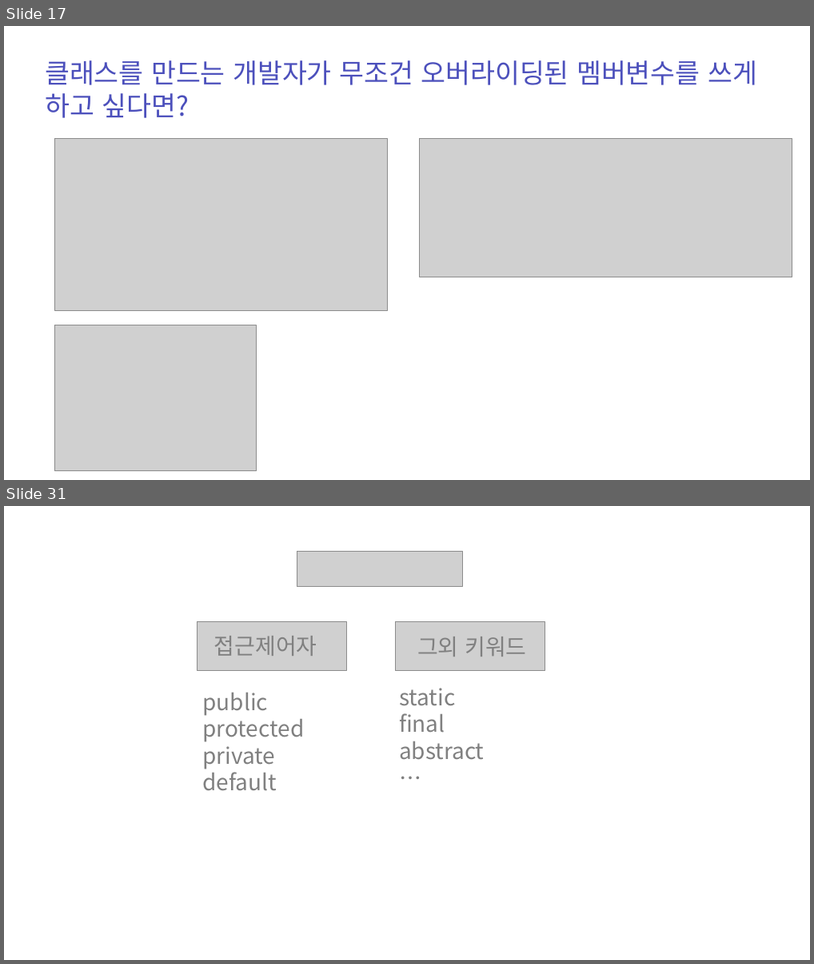
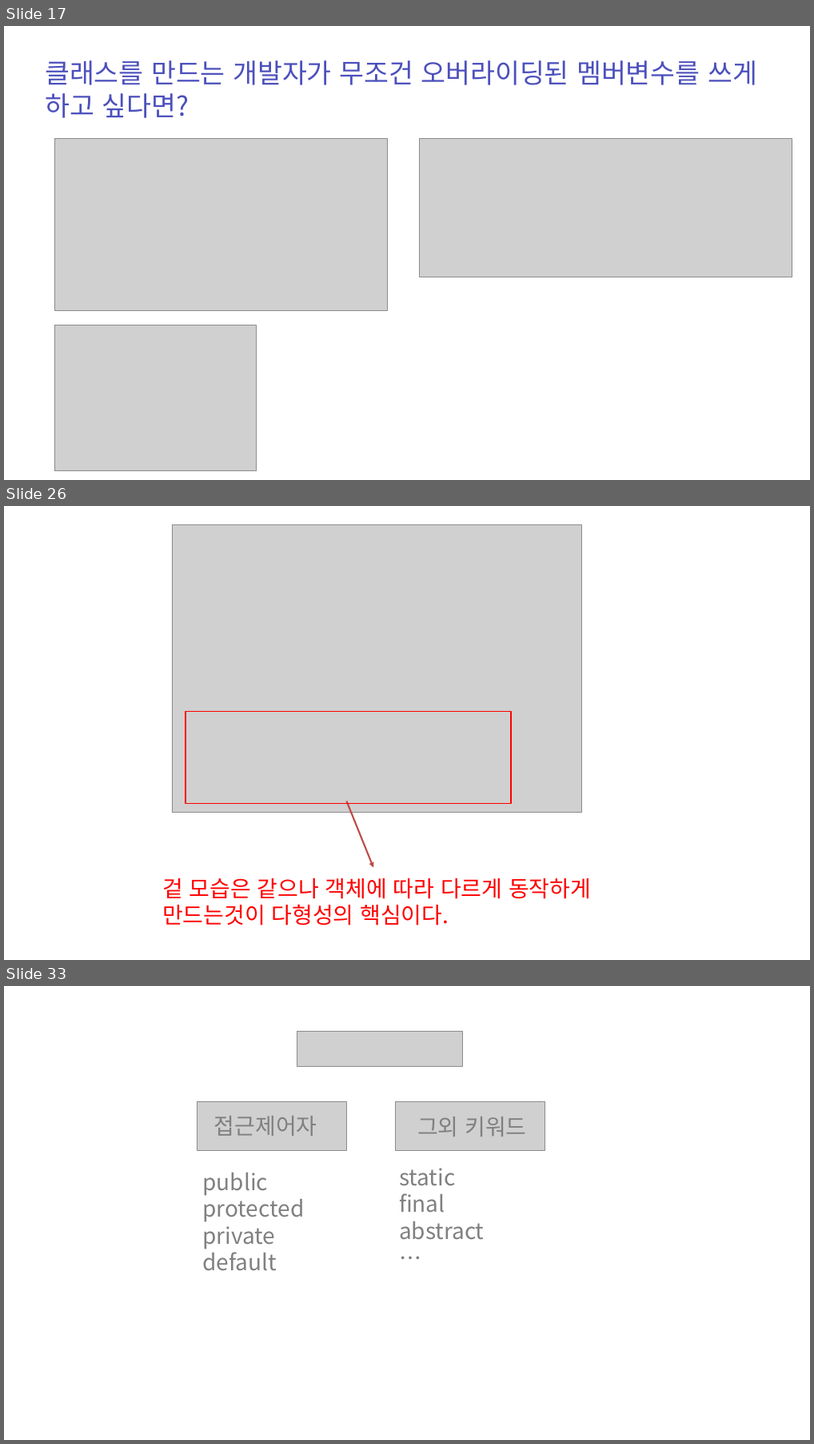
Before and after one commit to zest132/JavaLecture, a slide deck: JavaLecture/LectureFile/java 11강 인터페이스와다형성.pptx. Shown one above the other, each under a label of ours: slides 17 and 31 before the commit, slides 17, 26 and 33 after it; the slides between them are not shown. The pictures are 814x964 and 814x1444 pixels, drawn with LibreOffice and Linux fonts; fonts in the diff are those of the drawing; grey boxes stand for pictures; background and template pictures are left out. Boxes give left, top, right and bottom in pixels: in the first picture for what was removed or moved away, otherwise in the second. Text is boxed around its words. In the diff, an @@ line names an element or a change of style, - is before the commit and + after.

```diff
--- a/JavaLecture/LectureFile/java 11강 인터페이스와다형성.pptx
+++ b/JavaLecture/LectureFile/java 11강 인터페이스와다형성.pptx
@@ slide 26 added at [4, 506, 810, 960], background #FFFFFF @@
@@ picture added at [172, 524, 582, 812] @@
@@ rectangle added at [186, 712, 512, 803], outline #FF0000 2 pt @@
@@ arrow added from (346, 800) to (374, 868), #BF4C48 3 pt @@
@@ text added at [162, 877, 591, 925], 40 pt, text #FF0000 @@
+겉 모습은 같으나 객체에 따라 다르게 동작하게 만드는것이 다형성의 핵심이다.
@@ what was slide 31 is now slide 33 @@
```
Also in this commit, not shown: 13 other slides added, 12 slides removed, 16 other files.
